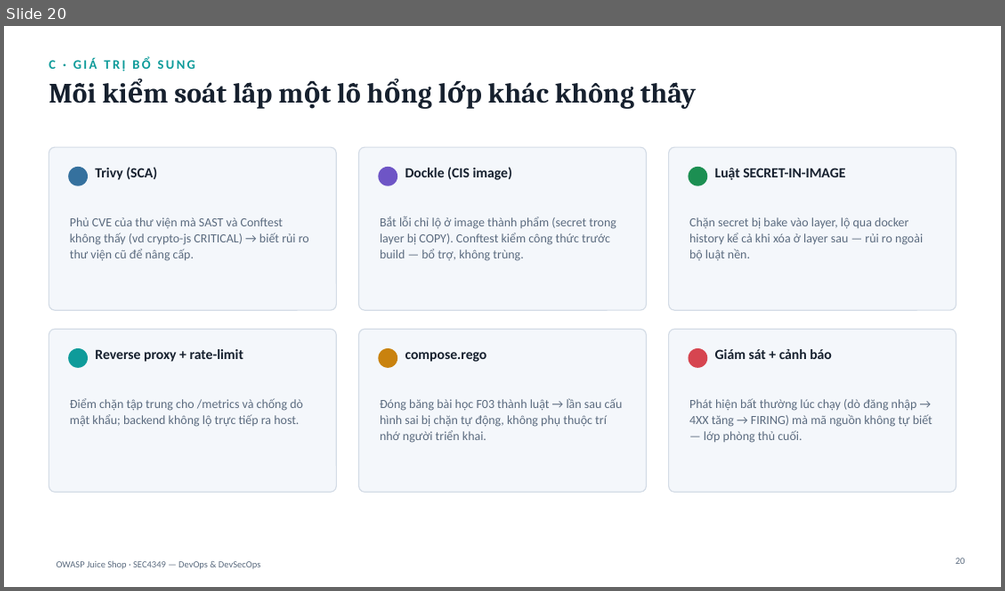
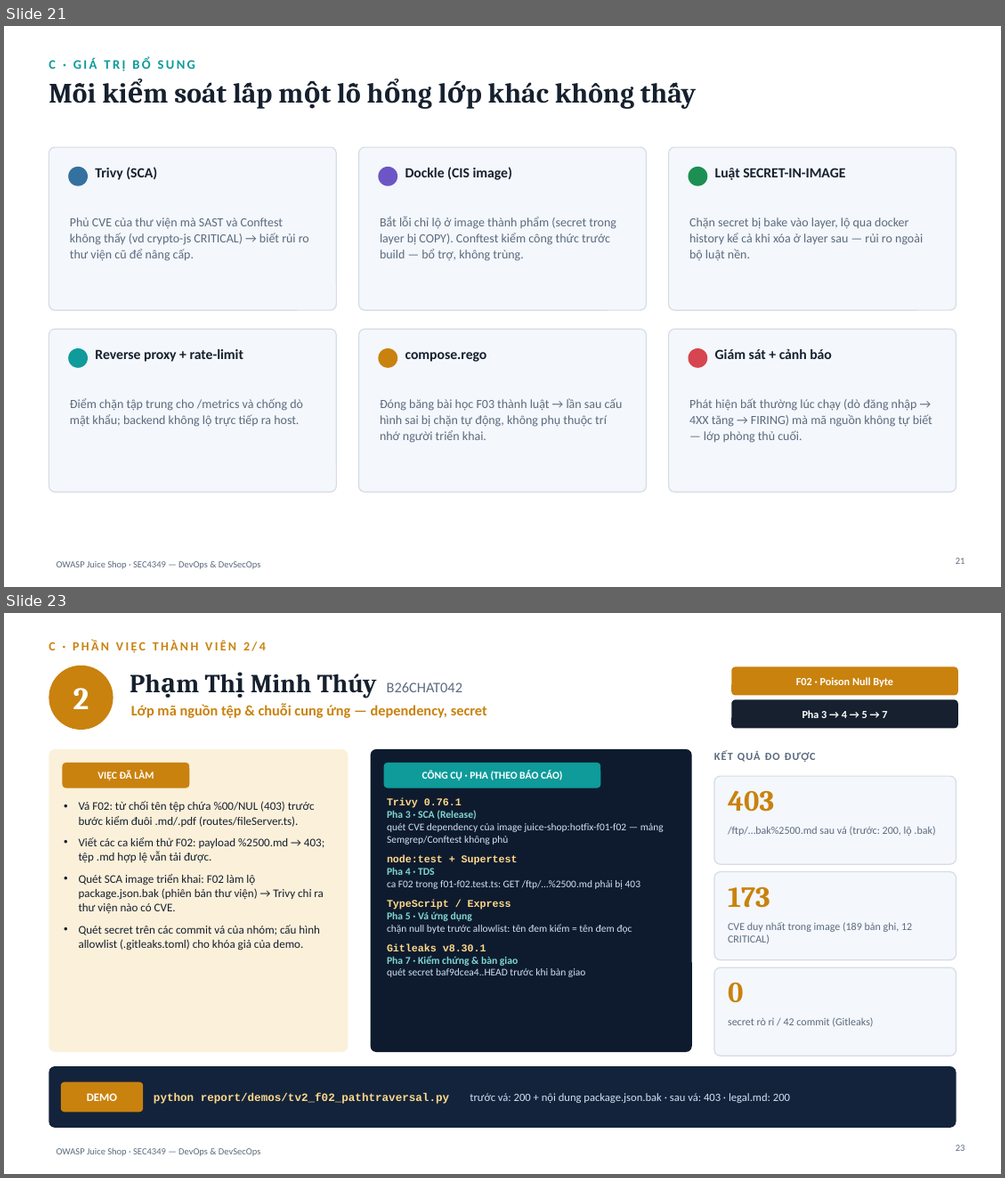
Before and after one commit to vuha211100-ui/juice-shop-sonarqube, a slide deck: report/SLIDE_BaoCao_JuiceShop.pptx. Shown one above the other, each under a label of ours: slide 20 before the commit, slides 21 and 23 after it; the slides between them are not shown. The pictures are 1005x591 and 1005x1178 pixels, drawn with LibreOffice and Linux fonts; fonts in the diff are those of the drawing. Boxes give left, top, right and bottom in pixels: in the first picture for what was removed or moved away, otherwise in the second. Text is boxed around its words. In the diff, an @@ line names an element or a change of style, - is before the commit and + after.

Commit message:
B26CHAT048: slide dữ liệu cần bảo vệ + 4 slide phần việc thành viên, tổng kết phân công
- Slide 8: bảng dữ liệu cần bảo vệ và cơ sở chính sách, giải thích GDPR
  Điều 5(1)(f), 25, 32 và PCI-DSS 3.4 yêu cầu gì, áp vào F01-F04.
- Slide 22-25: phần việc 4 thành viên theo công cụ của bảng 7 pha.
- report/TONG_KET_PHAN_CONG.md: đánh giá so với bản gốc, phân công, cách
  chạy từng hạ tầng/công cụ/tài liệu, quy trình Git DevSecOps (mục 5.7).
- PHAN_THUYET_TRINH.md: ý trình bày cho slide dữ liệu và chính sách.

```diff
--- a/report/SLIDE_BaoCao_JuiceShop.pptx
+++ b/report/SLIDE_BaoCao_JuiceShop.pptx
@@ slide 23 added at (4, 613, 1001, 1174), background #FFFFFF; not listed: 1 template element that a slide beside it also shows @@
@@ text added at (48, 640, 266, 653), 12 pt, text #C9820E, bold @@
+C · PHẦN VIỆC THÀNH VIÊN 2/4
@@ ellipse added at (48, 666, 113, 730), fill #C9820E @@
@@ text added at (73, 688, 89, 709), 30 pt, text #FFFFFF, bold @@
+2
@@ text added at (251, 674, 462, 698), 25 pt, text #16202E, bold @@
+Phạm Thị Minh Thúy B26CHAT042
@@ rounded rectangle added at (732, 666, 958, 695), fill #C9820E @@
@@ text added at (796, 677, 893, 687), 10.5 pt, text #FFFFFF, bold @@
+F02 · Poison Null Byte
@@ text added at (131, 704, 487, 718), 14 pt, text #C9820E, bold @@
+Lớp mã nguồn tệp & chuỗi cung ứng — dependency, secret
@@ rounded rectangle added at (732, 699, 958, 728), fill #16202E @@
@@ text added at (802, 710, 887, 718), 10.5 pt, text #FFFFFF, bold @@
+Pha 3 → 4 → 5 → 7
@@ rounded rectangle added at (48, 749, 348, 1052), fill #FBF0DA @@
@@ rounded rectangle added at (63, 763, 189, 788), fill #C9820E @@
@@ text added at (97, 771, 154, 780), 10 pt, text #FFFFFF, bold @@
+VIỆC ĐÃ LÀM
@@ rounded rectangle added at (371, 749, 692, 1052), fill #0E1B2E @@
@@ rounded rectangle added at (384, 763, 600, 788), fill #0E9B9A @@
@@ text added at (422, 771, 562, 780), 10 pt, text #FFFFFF, bold @@
+CÔNG CỤ · PHA (THEO BÁO CÁO)
@@ text added at (714, 750, 816, 762), 10.5 pt, text #5B6B7F, bold @@
+KẾT QUẢ ĐO ĐƯỢC
@@ text added at (387, 798, 663, 977), 9.8 pt, text #CFE0F2 @@
+Trivy 0.76.1
+Pha 3 · SCA (Release)
+quét CVE dependency của image juice-shop:hotfix-f01-f02 — mảng Semgrep/Conftest không phủ
+node:test + Supertest
+Pha 4 · TDS
+ca F02 trong f01-f02.test.ts: GET /ftp/…%2500.md phải bị 403
+TypeScript / Express
+Pha 5 · Vá ứng dụng
+chặn null byte trước allowlist: tên đem kiểm = tên đem đọc
+Gitleaks v8.30.1
+Pha 7 · Kiểm chứng & bàn giao
+quét secret baf9dcea4..HEAD trước khi bàn giao
@@ rounded rectangle added at (714, 776, 956, 864), fill #F4F7FB, outline #D4DCE6 1 pt @@
@@ text added at (728, 790, 774, 811), 28 pt, text #C9820E, bold @@
+403
@@ text added at (79, 801, 324, 950), 11.2 pt, text #16202E @@
+• Vá F02: từ chối tên tệp chứa %00/NUL (403) trước bước kiểm đuôi .md/.pdf (routes/fileServer.ts).
+• Viết các ca kiểm thử F02: payload %2500.md → 403; tệp .md hợp lệ vẫn tải được.
+• Quét SCA image triển khai: F02 làm lộ package.json.bak (phiên bản thư viện) → Trivy chỉ ra thư viện nào có CVE.
+• Quét secret trên các commit vá của nhóm; cấu hình allowlist (.gitleaks.toml) cho khóa giả của demo.
@@ text added at (728, 826, 935, 835), 10.3 pt, text #5B6B7F @@
+/ftp/…bak%2500.md sau vá (trước: 200, lộ .bak)
@@ rounded rectangle added at (714, 872, 956, 960), fill #F4F7FB, outline #D4DCE6 1 pt @@
@@ text added at (728, 887, 770, 908), 28 pt, text #C9820E, bold @@
+173
@@ text added at (728, 922, 912, 944), 10.3 pt, text #5B6B7F @@
+CVE duy nhất trong image (189 bản ghi, 12 CRITICAL)
@@ rounded rectangle added at (714, 967, 956, 1055), fill #F4F7FB, outline #D4DCE6 1 pt @@
@@ text added at (728, 982, 743, 1003), 28 pt, text #C9820E, bold @@
+0
@@ text added at (728, 1017, 873, 1027), 10.3 pt, text #5B6B7F @@
+secret rò rỉ / 42 commit (Gitleaks)
@@ rounded rectangle added at (48, 1066, 956, 1127), fill #13233B @@
@@ rounded rectangle added at (61, 1082, 143, 1111), fill #C9820E @@
@@ text added at (87, 1093, 117, 1101), 11 pt, text #FFFFFF, bold @@
+DEMO
@@ text added at (154, 1093, 790, 1103), 10.8 pt, text #CFE0F2 @@
+python report/demos/tv2_f02_pathtraversal.py trước vá: 200 + nội dung package.json.bak · sau vá: 403 · legal.md: 200
@@ page number added at (955, 1144, 965, 1151), 9 pt, text #5B6B7F @@
+23
@@ what was slide 20 is now slide 21 @@
@@ page number at (955, 557, 965, 564): text changed @@
-20
+21
```
Also in this commit, not shown: 1 slide changed, 4 other slides added, 2 other files.
